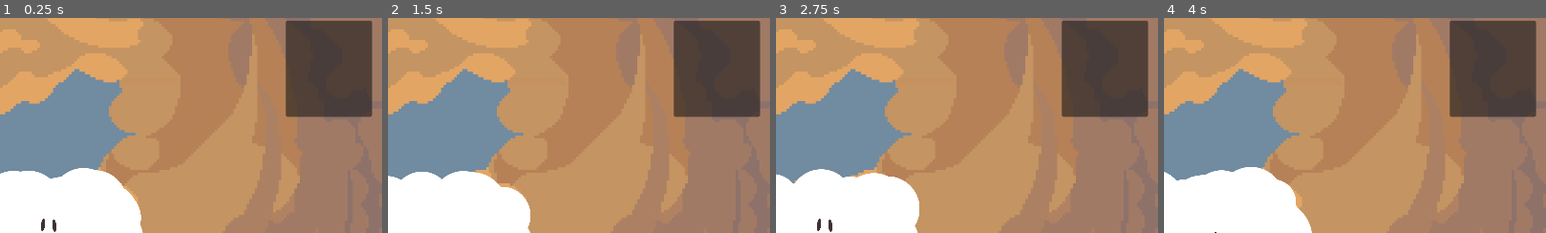
Above: before the commit, frames 1-4 (left to right).
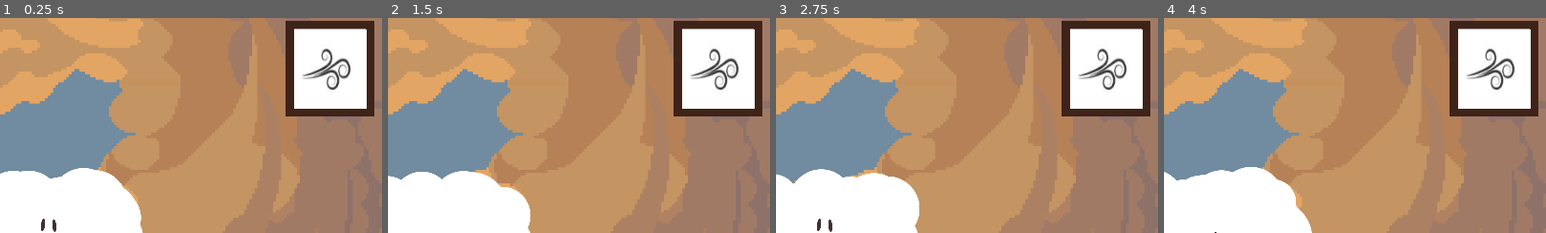
Above: after the commit, the same moments.

Repository: brunoastephan/Um-Lindo-Dia
Game: Godot game, scene res://level.tscn
Two runs of this game, one before a commit and one after it. Both use one fixed random seed, a clock stepped at 60 frames per second and the inputs below.
Inputs:
- Up to frame 1 (0.25 s): no input
- Up to frame 2 (1.5 s): no input
- Up to frame 3 (2.75 s): no input
- Up to frame 4 (4 s): no input
The pictures show only the part of the screen within x 44-94%, y 0-50%; the shares and areas given below are measured in that part.

The runs differ from the first frame. In frame 1, 10% of the frame differs, in the area x 74-98%, y 1-47%; in frame 2, 10%; in frame 3, 10%; in frame 4, 10%.

Commit message:
feat: adds 'weather' panel

Diff:
--- /dev/null
+++ b/CanvasLayer.gd
@@ -0,0 +1,23 @@
+extends CanvasLayer
+@onready var texture_rect = $Weather/TextureRect
+const FIRE_SYMBOL = preload("res://assets/PNG/fire-symbol.jpg")
+const WATER_SYMBOL = preload("res://assets/PNG/water_drop.jpg")
+const WIND_SYMBOL = preload("res://assets/PNG/wind-symbol.jpg")
+
+
+func _ready():
+	texture_rect.set_texture(WIND_SYMBOL)
+
+
+func _process(delta):
+	change_weather()
+
+func change_weather():
+	if Input.is_action_just_pressed("Change Skill I", true) :
+		texture_rect.set_texture(WATER_SYMBOL)
+
+	if Input.is_action_just_pressed("Change Skill II", true) :
+		texture_rect.set_texture( FIRE_SYMBOL)
+
+	if Input.is_action_just_pressed("Change Skill III", true):
+		texture_rect.set_texture(WIND_SYMBOL)
--- a/level.tscn
+++ b/level.tscn
@@ -1,7 +1,17 @@
-[gd_scene load_steps=3 format=3 uid="uid://clmavcx5cj64r"]
+[gd_scene load_steps=6 format=3 uid="uid://clmavcx5cj64r"]
 
 [ext_resource type="Texture2D" uid="uid://cr5yypw7iev03" path="res://Summer3.png" id="1_glvsv"]
 [ext_resource type="PackedScene" uid="uid://2ueexlacv6i4" path="res://nuvenzinha_montada.tscn" id="2_dhmlv"]
+[ext_resource type="Script" path="res://CanvasLayer.gd" id="3_h7dpo"]
+
+[sub_resource type="StyleBoxFlat" id="StyleBoxFlat_dkr1p"]
+border_width_left = 12
+border_width_top = 12
+border_width_right = 12
+border_width_bottom = 12
+border_color = Color(0.245557, 0.137803, 0.0956448, 1)
+
+[sub_resource type="CompressedTexture2D" id="CompressedTexture2D_f1nh6"]
 
 [node name="Level" type="Node2D"]
 
@@ -19,6 +29,7 @@
 format = 2
 
 [node name="CanvasLayer" type="CanvasLayer" parent="."]
+script = ExtResource("3_h7dpo")
 
 [node name="Weather" type="Panel" parent="CanvasLayer"]
 anchors_preset = -1
@@ -26,11 +37,15 @@
 anchor_right = 0.721
 offset_left = 104.408
 offset_top = 4.0
-offset_right = 234.408
+offset_right = 237.408
 offset_bottom = 149.0
 grow_horizontal = 0
+theme_override_styles/panel = SubResource("StyleBoxFlat_dkr1p")
 
 [node name="TextureRect" type="TextureRect" parent="CanvasLayer/Weather"]
 layout_mode = 0
-offset_right = 130.0
-offset_bottom = 145.0
+offset_left = 12.0
+offset_top = 13.0
+offset_right = 118.0
+offset_bottom = 133.0
+texture = SubResource("CompressedTexture2D_f1nh6")
Binary file added: assets/PNG/fire-symbol.jpg
Not shown, added: assets/PNG/fire-symbol.jpg.import
Binary file added: assets/PNG/water_drop.jpg
Not shown, added: assets/PNG/water_drop.jpg.import
Binary file added: assets/PNG/wind-symbol.jpg
Not shown, added: assets/PNG/wind-symbol.jpg.import
